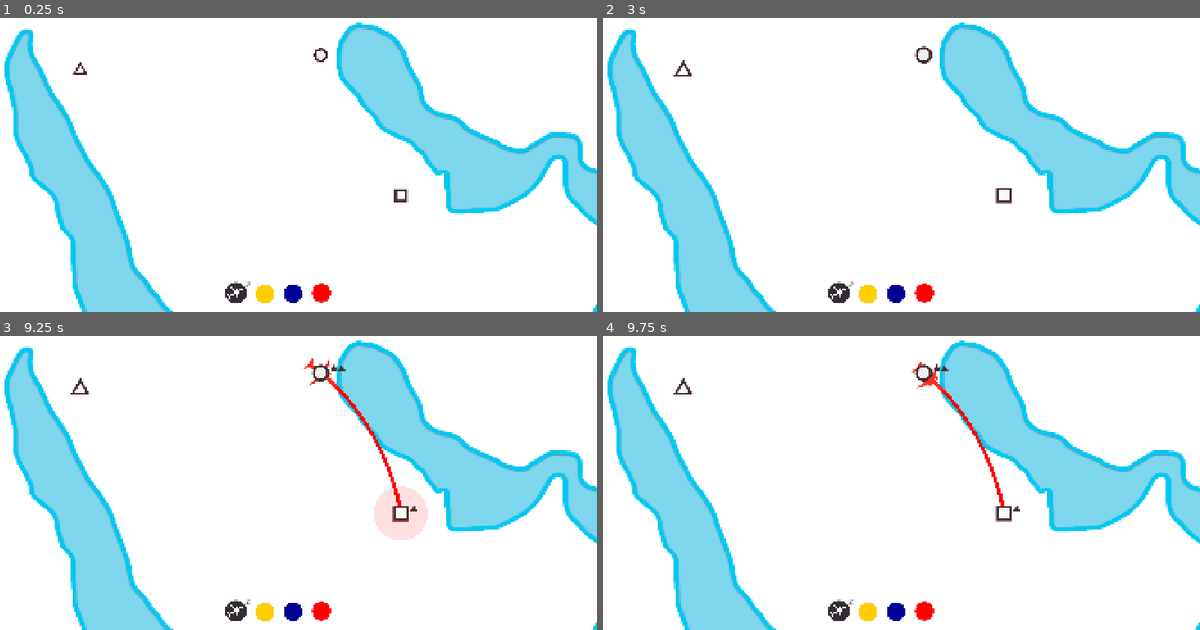
Above: before the commit, frames 1-4 (two rows, left to right).
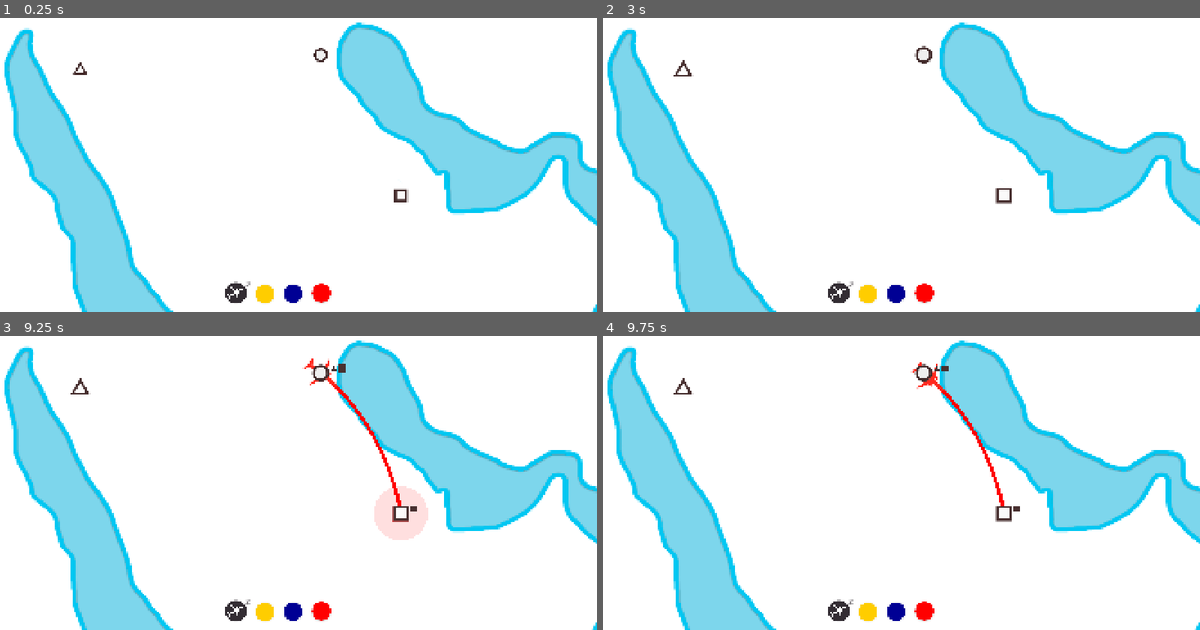
Above: after the commit, the same moments.

Repository: top-it-090304/Holding-Pattern
Game: Godot game, scene res://scene/Main.tscn
Same seed, same stepped clock (60 frames per second), same inputs: the game is played once before the commit and once after it.
Inputs (mouse positions are in pixels of both pictures, inside the frame that each line leads up to):
- Up to frame 1 (0.25 s): no input
- Up to frame 2 (3 s): click (871, 294) at 0.5 s; click (895, 294) at 1.25 s; click (925, 294) at 2 s; click (871, 294) at 2.75 s
- Up to frame 3 (9.25 s): click (292, 612) at 3.5 s; click (322, 612) at 4.25 s; click (268, 612) at 5 s; click (292, 612) at 5.75 s; click (322, 612) at 6.5 s; tap Enter at 7.25 s; drag from (238, 612) to (322, 374) at 7.27 s; tap Space at 8 s; drag from (322, 374) to (399, 512) at 8.02 s; click (399, 512) at 8.92 s
- Up to frame 4 (9.75 s): drag from (680, 388) to (1002, 512) at 9.52 s

Frames 1-2 are identical in both runs. In frame 3, less than 0.1% of the frame differs, in the area x 55-70%, y 9-59%; in frame 4, less than 0.1%.

Commit message:
fix: transform plane

Diff:
--- a/project.godot
+++ b/project.godot
@@ -20,6 +20,7 @@
 
 GameData="*uid://b8gyqpk7m3yjq"
 Events="*uid://sgyghjllpleo"
+PassengerManager="*uid://df4q5iax1l1bg"
 
 [display]
 
--- a/scene/Main.tscn
+++ b/scene/Main.tscn
@@ -47,7 +47,6 @@
 
 [node name="GameOverUI" type="CanvasLayer" parent="." unique_id=2125910932]
 process_mode = 3
-visible = false
 
 [node name="MainPack" type="CanvasGroup" parent="GameOverUI" unique_id=582818894]
 process_mode = 3
--- a/scripts/Airport.gd
+++ b/scripts/Airport.gd
@@ -1,5 +1,6 @@
 extends Area2D
 @onready var sprite = $Point
+@onready var passenger_manager = get_node_or_null("PassengerManager")
 
 signal airport_selected(airport)
 signal end_game(airport)
@@ -10,9 +11,6 @@
 
 var my_shape: GameData.ShapeType
 var forced_shape = null
-var passengers: Array = []
-var new_passenger_scale: float = 1.0
-
 
 var max_time: float = 45.0
 var current_time: float = 0.0
@@ -32,6 +30,10 @@
 
 
 func _ready():
+	if passenger_manager == null:
+		passenger_manager = preload("res://scripts/PassengerManager.gd").new()
+		add_child(passenger_manager)
+
 	if forced_shape != null:
 		my_shape = forced_shape
 	else:
@@ -48,12 +50,6 @@
 	spawn_animation()
 
 func _draw():
-	if current_time > 0:
-		var progress = current_time / max_time
-		var danger_radius = 20.0
-		var danger_color = Color(0.553, 0.553, 0.553, 0.78)
-		draw_arc(Vector2.ZERO, danger_radius, -PI/2, -PI/2 + (TAU * progress), 64, danger_color, 22.0, true)
-
 	if stroke_radius > 3:
 		_draw_stroke(stroke_radius, stroke_color, 15.0)
 
@@ -63,9 +59,13 @@
 
 		draw_circle(Vector2.ZERO, pulse_radius, color_with_alpha, 64)
 
-	_draw_passengers()
+	passenger_manager.draw_passengers(self)
 
-
+	if current_time > 0:
+		var progress = current_time / max_time
+		var danger_radius = 20.0
+		var danger_color = Color(0.553, 0.553, 0.553, 0.78)
+		draw_arc(Vector2.ZERO, danger_radius, -PI/2, -PI/2 + (TAU * progress), 64, danger_color, 22.0, true)
 
 
 func spawn_animation():
@@ -134,7 +134,7 @@
 
 func _process(delta):
 	if is_failed: return
-	if passengers.size() >= GameData.max_passengers:
+	if passenger_manager.passengers.size() >= GameData.max_passengers:
 		current_time += delta
 		queue_redraw()
 
@@ -169,85 +169,5 @@
 
 ## пассажиры
 func spawn_passenger():
-	var current_shapes = []
-	for shape in GameData.ShapeType.values():
-		if shape != my_shape:
-			current_shapes.append(shape)
-
-	var passenger_shape = current_shapes.pick_random()
-	passengers.append(passenger_shape)
-
-	new_passenger_scale = 0.0
-
-	var tween = create_tween().set_trans(Tween.TRANS_BACK).set_ease(Tween.EASE_OUT)
-
-	tween.tween_method(_animation_spawn_pass_, 0.0, 1.0, 0.3).set_trans(Tween.TRANS_BACK).set_ease(Tween.EASE_OUT)
+	passenger_manager.spawn_passenger(my_shape)
 	queue_redraw()
-
-func _animation_spawn_pass_(value: float):
-	new_passenger_scale = value
-	queue_redraw()
-
-
-
-func _draw_passengers():
-	var start_pos = Vector2(22, -8)
-	var spacing = 13
-	var max_in_row = 7
-	var passenger_color = Color(0.282, 0.188, 0.188, 1.0)
-	var p_size = 5.8
-
-
-	for i in range(passengers.size()):
-		var shape = passengers[i]
-		var row = int(i / max_in_row)
-		var col = i % max_in_row
-		var pos
-		var revers_col
-
-		var current_scale = 1.0
-		if i == passengers.size() - 1:
-			current_scale = new_passenger_scale
-
-
-		if i == 6:
-			start_pos = Vector2(23, -4)
-			pos = start_pos + Vector2(col * spacing, row * spacing)
-			passenger_color = Color(0.282, 0.188, 0.188, 0.863)
-
-		if i > 6:
-			start_pos = Vector2(10, -4)
-			revers_col = (max_in_row - 1) - col
-			pos = start_pos + Vector2(revers_col * spacing, row * spacing)
-			passenger_color = Color(0.282, 0.188, 0.188, 0.737)
-
-		if i < 6:
-			start_pos = Vector2(22, -8)
-			pos = start_pos + Vector2(col * spacing, row * spacing)
-
-		if i > 12:
-			break
-
-		match shape:
-			GameData.ShapeType.CIRCLE:
-				var radius = (p_size) * current_scale
-				draw_circle(pos, radius, passenger_color,true,  16.0, true)
-
-			GameData.ShapeType.SQUARE:
-				var current_size = p_size * current_scale
-				var rect = Rect2(pos - Vector2(current_size, current_size), Vector2(current_size * 2, current_size * 2))
-				draw_rect(rect, passenger_color, true)
-
-			GameData.ShapeType.TRIANGLE:
-				var current_size = p_size * current_scale * 2
-				var h = current_size * sqrt(3) / 2
-
-				var points = PackedVector2Array([
-					pos + Vector2(0, -h/2),
-					pos + Vector2(current_size/2, h/2),
-					pos + Vector2(-current_size/2, h/2)
-				])
-				draw_colored_polygon(points, passenger_color, PackedVector2Array(), null)
-
-				points.append(points[0])
-				draw_polyline(points, passenger_color, 0.5, true)
--- a/scripts/Main.gd
+++ b/scripts/Main.gd
@@ -279,7 +279,7 @@
 	if not target_airport: return
 
 	for i in range(amount):
-		if target_airport.passengers.size() < 9:
+		if target_airport.passenger_manager.passengers.size() < 9:
 			target_airport.spawn_passenger()
 			await get_tree().create_timer(0.2).timeout
 
@@ -295,7 +295,7 @@
 	var airports = get_tree().get_nodes_in_group("airports")
 	airports.shuffle()
 	for a in airports:
-		if a.passengers.size() < 9:
+		if a.passenger_manager.passengers.size() < 9:
 			return a
 	return null
 
@@ -327,7 +327,7 @@
 	tween.tween_interval(2.0)
 
 	tween.tween_callback(func():score_final_label.text = str(passengers_delivery))
-	tween.tween_property(main_pack, "self_modulate:a", 1.0, 3.0).from(0.0)
+	tween.tween_property(main_pack, "self_modulate:a", 1.0, 1.8).from(0.0)
 
 
 func _setup_vignette(_airport):
--- /dev/null
+++ b/scripts/PassengerManager.gd
@@ -0,0 +1,79 @@
+extends Node
+
+var passengers: Array = []
+var new_passenger_scale: float = 1.0
+
+func spawn_passenger(my_shape):
+	var current_shapes = []
+	for shape in GameData.ShapeType.values():
+		if shape != my_shape:
+			current_shapes.append(shape)
+
+	var passenger_shape = current_shapes.pick_random()
+	passengers.append(passenger_shape)
+
+	new_passenger_scale = 0.0
+
+	var tween = create_tween().set_trans(Tween.TRANS_BACK).set_ease(Tween.EASE_OUT)
+	tween.tween_method(_animation_spawn_pass_, 0.0, 1.0, 0.3)
+
+func _animation_spawn_pass_(value: float):
+	new_passenger_scale = value
+
+
+func draw_passengers(drawer: Node2D):
+	var start_pos = Vector2(22, -8)
+	var spacing = 13
+	var max_in_row = 7
+	var passenger_color = Color(0.282, 0.188, 0.188, 1.0)
+	var p_size = 5.8
+
+	for i in range(passengers.size()):
+		var shape = passengers[i]
+		var row = int(i / max_in_row)
+		var col = i % max_in_row
+		var pos
+		var revers_col
+
+		var current_scale = 1.0
+		if i == passengers.size() - 1:
+			current_scale = new_passenger_scale
+
+		if i == 6:
+			start_pos = Vector2(23, -4)
+			pos = start_pos + Vector2(col * spacing, row * spacing)
+			passenger_color.a = 0.86
+
+		elif i > 6:
+			start_pos = Vector2(10, -4)
+			revers_col = (max_in_row - 1) - col
+			pos = start_pos + Vector2(revers_col * spacing, row * spacing)
+			passenger_color.a = 0.73
+
+		else:
+			start_pos = Vector2(22, -8)
+			pos = start_pos + Vector2(col * spacing, row * spacing)
+
+		if i > 12:
+			break
+
+		match shape:
+			GameData.ShapeType.CIRCLE:
+				drawer.draw_circle(pos, p_size * current_scale, passenger_color)
+
+			GameData.ShapeType.SQUARE:
+				var s = p_size * current_scale
+				var rect = Rect2(pos - Vector2(s, s), Vector2(s * 2, s * 2))
+				drawer.draw_rect(rect, passenger_color, true)
+
+			GameData.ShapeType.TRIANGLE:
+				var size = p_size * current_scale * 2
+				var h = size * sqrt(3) / 2
+
+				var points = PackedVector2Array([
+					pos + Vector2(0, -h/2),
+					pos + Vector2(size/2, h/2),
+					pos + Vector2(-size/2, h/2)
+				])
+
+				drawer.draw_colored_polygon(points, passenger_color)
--- a/scripts/Plane.gd
+++ b/scripts/Plane.gd
@@ -10,9 +10,30 @@
 var cargo: Array = []
 var max_seats: int = 6
 var if_load: bool = true
-
+var is_transport_plane: bool = false
+
+func _input(event):
+	if event is InputEventMouseButton and event.button_index == MOUSE_BUTTON_LEFT:
+		var mouse_pos = get_global_mouse_position()
+		if event.pressed:
+			var main_node = get_tree().root.get_node("Main")
+			if main_node and main_node.is_drawing:
+				return
+
+			for airport in get_tree().get_nodes_in_group("airports"):
+				if mouse_pos.distance_to(airport.global_position) < 35.0:
+					return
+			if not is_transport_plane and mouse_pos.distance_to(global_position) < 40.0:
+				is_transport_plane = true
+				scale = Vector2(0.6, 0.6)
+				z_index = 10
+		elif not event.pressed and is_transport_plane:
+				_drop_plane()
 
 func _process(delta):
+	if is_transport_plane:
+		_take_plane()
+		return
 	if not current_route: return
 
 	var curve = current_route["curve"]
@@ -129,12 +150,12 @@
 		return
 
 	var i = 0
-	while (i < airport.passengers.size()) and (cargo.size() < max_seats):
-		var p_shape = airport.passengers[i]
+	while (i < airport.passenger_manager.passengers.size()) and (cargo.size() < max_seats):
+		var p_shape = airport.passenger_manager.passengers[i]
 
 		if p_shape in line_shapes:
 			cargo.append(p_shape)
-			airport.passengers.remove_at(i)
+			airport.passenger_manager.passengers.remove_at(i)
 
 			await get_tree().create_timer(0.3).timeout
 		else:
@@ -178,3 +199,82 @@
 
 				points.append(points[0])
 				draw_polyline(points, p_color, 0.5, true)
+
+
+func _take_plane():
+	var canvas_transform = get_viewport().get_canvas_transform()
+	var mouse_pos_world = canvas_transform.affine_inverse() * get_viewport().get_mouse_position()
+
+	global_position = mouse_pos_world
+
+	var found_data = _get_closest_route_data(mouse_pos_world)
+
+	if found_data:
+
+		modulate = modulate.lerp(found_data.color_val, 0.2)
+		modulate.a = 0.7
+
+		var curve = found_data.curve
+		@warning_ignore("shadowed_variable_base_class")
+		var offset = curve.get_closest_offset(mouse_pos_world)
+		var pos1 = curve.sample_baked(offset)
+		var pos2 = curve.sample_baked(offset + 2.0)
+
+		var target_angle = (pos2 - pos1).angle()
+		rotation = lerp_angle(rotation, target_angle, 0.15)
+	else:
+		modulate = modulate.lerp(Color(0.6, 0.6, 0.6, 0.5), 0.1)
+		rotation = lerp_angle(rotation, 0, 0.1)
+
+func _get_closest_route_data(global_pos):
+	var min_dist = 30.0
+	var closest_data = null
+
+	for route in get_tree().get_nodes_in_group("routes"):
+		for curve in route.my_curves:
+			@warning_ignore("shadowed_variable_base_class")
+			var offset = curve.get_closest_offset(global_pos)
+			var point = curve.sample_baked(offset)
+			var d = global_pos.distance_to(point)
+
+			if d < min_dist:
+				min_dist = d
+				closest_data = {
+					"curve": curve,
+					"full_route_data": route.route_data,
+					"color_val": GameData.color_values[route.route_data.color]
+				}
+	return closest_data
+
+
+func _drop_plane():
+	is_transport_plane = false
+
+	scale = Vector2(0.46, 0.46)
+	z_index = 0
+
+	var mouse_pos = get_global_mouse_position()
+	var found_data = _get_closest_route_data(mouse_pos)
+
+	if found_data:
+		current_route = found_data.full_route_data.duplicate()
+		current_route["curve"] = found_data.curve
+		color = current_route.color
+
+		modulate = found_data.color_val
+		modulate.a = 1.0
+
+		var curve = found_data.curve
+		@warning_ignore("shadowed_variable_base_class")
+		var offset = curve.get_closest_offset(mouse_pos)
+		t = offset / curve.get_baked_length()
+		position = curve.sample_baked(offset)
+
+		current_speed = target_speed
+		forward = true
+	else:
+		GameData.start_planes += 1
+		for count_label in get_tree().get_nodes_in_group("countPlane"):
+			if count_label.has_method("update_counter"):
+				count_label.update_counter()
+		queue_free()
--- a/scripts/Plane_add.gd
+++ b/scripts/Plane_add.gd
@@ -7,6 +7,8 @@
 func _process(_delta):
 	if GameData.start_planes == 0:
 		texture = load("res://objects/count_fly_Zero.png")
+	if GameData.start_planes > 0:
+		texture = load("res://objects/count_fly.png")
 	if is_dragging and is_instance_valid(ghost_plane):
 		var mouse_pos_viewport = get_viewport().get_mouse_position()
 		ghost_plane.global_position = mouse_pos_viewport
Not shown, added: scripts/PassengerManager.gd.uid
